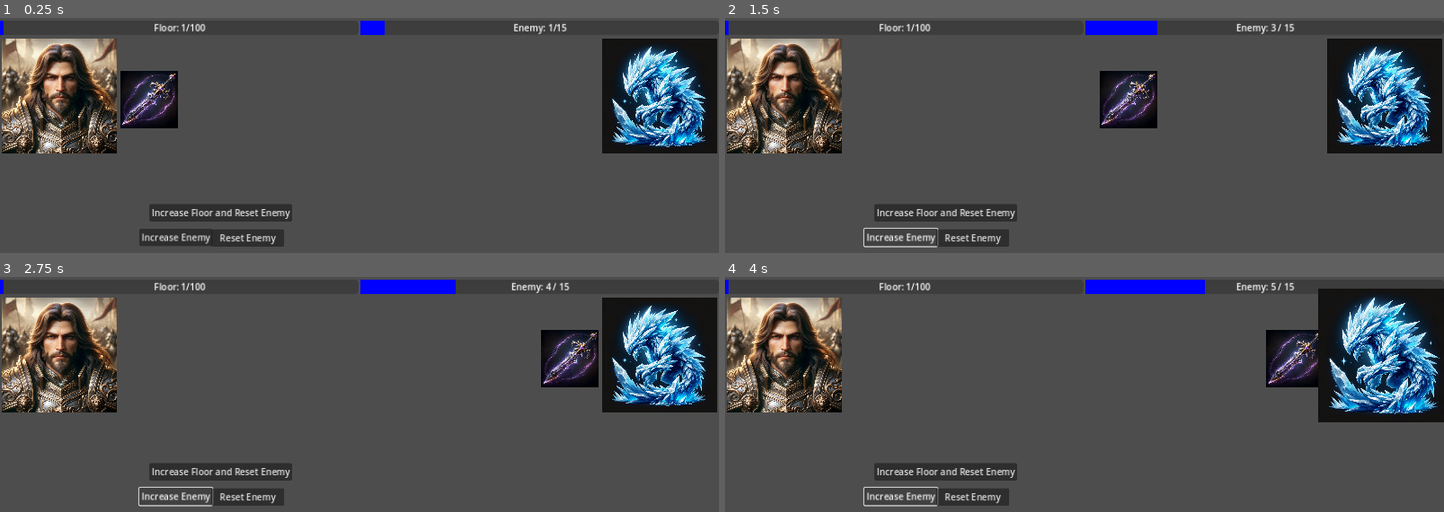
Above: before the commit, frames 1-4 (two rows, left to right).
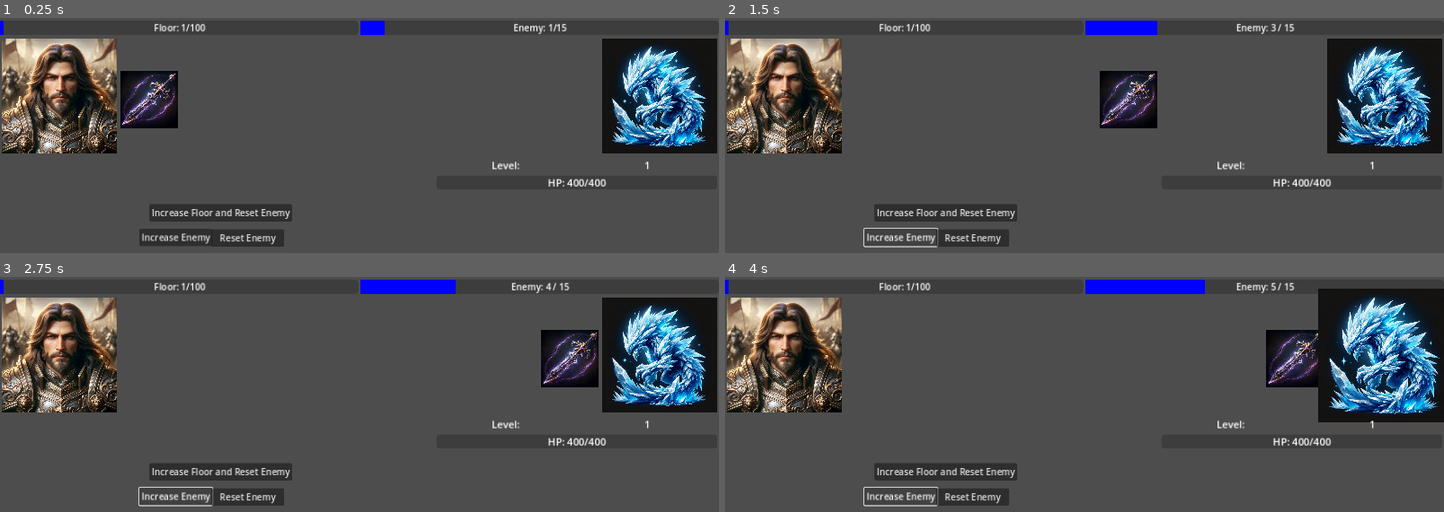
Above: after the commit, the same moments.

Repository: Pepice23/ClimbTheTower
Game: Godot game, scene res://main/main.tscn
Same seed, same stepped clock (60 frames per second), same inputs: the game is played once before the commit and once after it. The project has no main scene, so this scene is started directly.
Inputs:
- Up to frame 1 (0.25 s): no input
- Up to frame 2 (1.5 s): click "Increase Enemy" at 0.5 s; click "Increase Enemy" at 1.25 s
- Up to frame 3 (2.75 s): click "Increase Enemy" at 2 s
- Up to frame 4 (4 s): tap Enter at 2.75 s

The runs differ from the first frame. In frame 1, 0.2% of the frame differs, in the area x 68-91%, y 61-72%; in frame 2, 0.2%; in frame 3, 0.2%; in frame 4, 0.2%.

Commit message:
createdEnemyStatDisplay

Diff:
--- /dev/null
+++ b/enemy_stat_display/enemy_stat_display.tscn
@@ -0,0 +1,73 @@
+[gd_scene format=3 uid="uid://cr422mechuym5"]
+
+[node name="EnemyStatDisplay" type="VBoxContainer"]
+anchors_preset = -1
+anchor_right = 0.5
+anchor_bottom = 1.0
+offset_bottom = -420.0
+grow_horizontal = 2
+grow_vertical = 2
+
+[node name="HBoxContainer" type="HBoxContainer" parent="."]
+layout_mode = 2
+
+[node name="LevelLabel" type="Label" parent="HBoxContainer"]
+layout_mode = 2
+size_flags_horizontal = 3
+theme_override_font_sizes/font_size = 18
+text = "Level:"
+horizontal_alignment = 1
+vertical_alignment = 1
+
+[node name="LevelText" type="Label" parent="HBoxContainer"]
+layout_mode = 2
+size_flags_horizontal = 3
+theme_override_font_sizes/font_size = 18
+text = "1"
+horizontal_alignment = 1
+vertical_alignment = 1
+
+[node name="HPProgressBar" type="ProgressBar" parent="."]
+custom_minimum_size = Vector2(0, 25)
+layout_mode = 2
+step = 1.0
+show_percentage = false
+
+[node name="HPProgressBarLabel" type="Label" parent="HPProgressBar"]
+layout_mode = 1
+anchors_preset = 10
+anchor_right = 1.0
+offset_bottom = 23.0
+grow_horizontal = 2
+theme_override_font_sizes/font_size = 18
+text = "HP: 400/400"
+horizontal_alignment = 1
+vertical_alignment = 1
+
+[node name="BossTimerLabel" type="Label" parent="."]
+visible = false
+layout_mode = 2
+theme_override_font_sizes/font_size = 18
+text = "Boss Timer"
+horizontal_alignment = 1
+metadata/_edit_group_ = true
+
+[node name="BossTimerProgressBar" type="ProgressBar" parent="."]
+visible = false
+custom_minimum_size = Vector2(0, 25)
+layout_mode = 2
+step = 1.0
+show_percentage = false
+metadata/_edit_group_ = true
+
+[node name="BossTimerLabel" type="Label" parent="BossTimerProgressBar"]
+visible = false
+layout_mode = 1
+anchors_preset = 10
+anchor_right = 1.0
+offset_bottom = 23.0
+grow_horizontal = 2
+theme_override_font_sizes/font_size = 18
+text = "Time Left: 30 Seconds"
+horizontal_alignment = 1
+vertical_alignment = 1
--- a/main/main.tscn
+++ b/main/main.tscn
@@ -1,8 +1,9 @@
-[gd_scene load_steps=4 format=3 uid="uid://iovkauar3rx"]
+[gd_scene load_steps=5 format=3 uid="uid://iovkauar3rx"]
 
 [ext_resource type="PackedScene" uid="uid://d383c2amhbhn" path="res://stage_progress/stage_progress.tscn" id="1_4c7np"]
 [ext_resource type="Script" path="res://main/main.gd" id="1_6j8rb"]
 [ext_resource type="PackedScene" uid="uid://cf0afk4rc8q5s" path="res://battle_animation/battle.tscn" id="3_boxds"]
+[ext_resource type="PackedScene" uid="uid://cr422mechuym5" path="res://enemy_stat_display/enemy_stat_display.tscn" id="4_nqcjs"]
 
 [node name="Main" type="Node2D"]
 script = ExtResource("1_6j8rb")
@@ -36,6 +37,12 @@
 [node name="AttackTimer" type="Timer" parent="."]
 autostart = true
 
+[node name="EnemyStatDisplay" parent="." instance=ExtResource("4_nqcjs")]
+offset_left = 777.0
+offset_top = 250.0
+offset_right = 1277.0
+offset_bottom = 364.0
+
 [connection signal="pressed" from="IncreaseEnemy" to="." method="_on_increase_enemy_pressed"]
 [connection signal="pressed" from="ResetEnemy" to="." method="_on_reset_enemy_pressed"]
 [connection signal="pressed" from="IncFloorResEnemy" to="." method="_on_inc_floor_res_enemy_pressed"]
